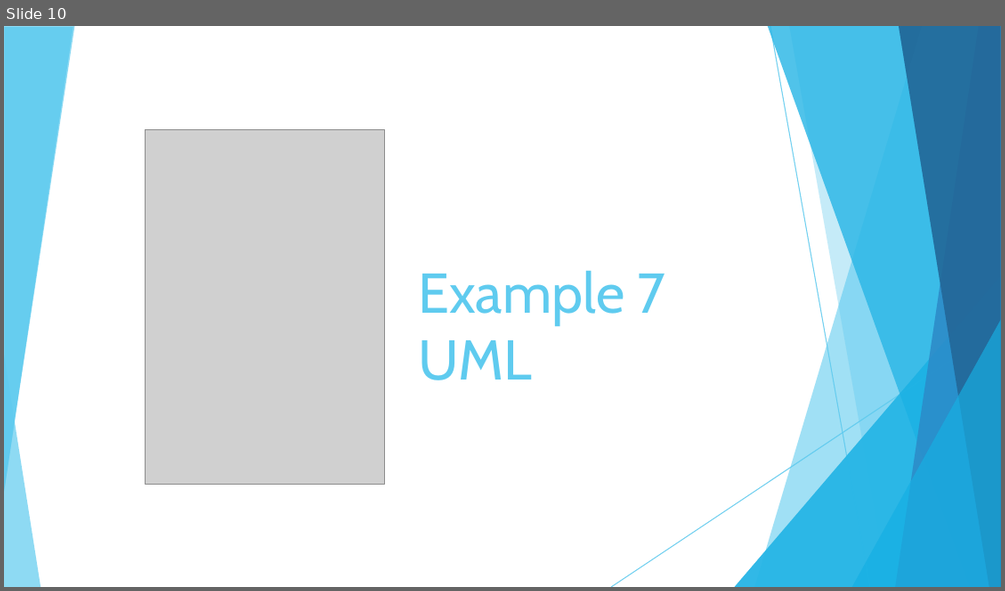
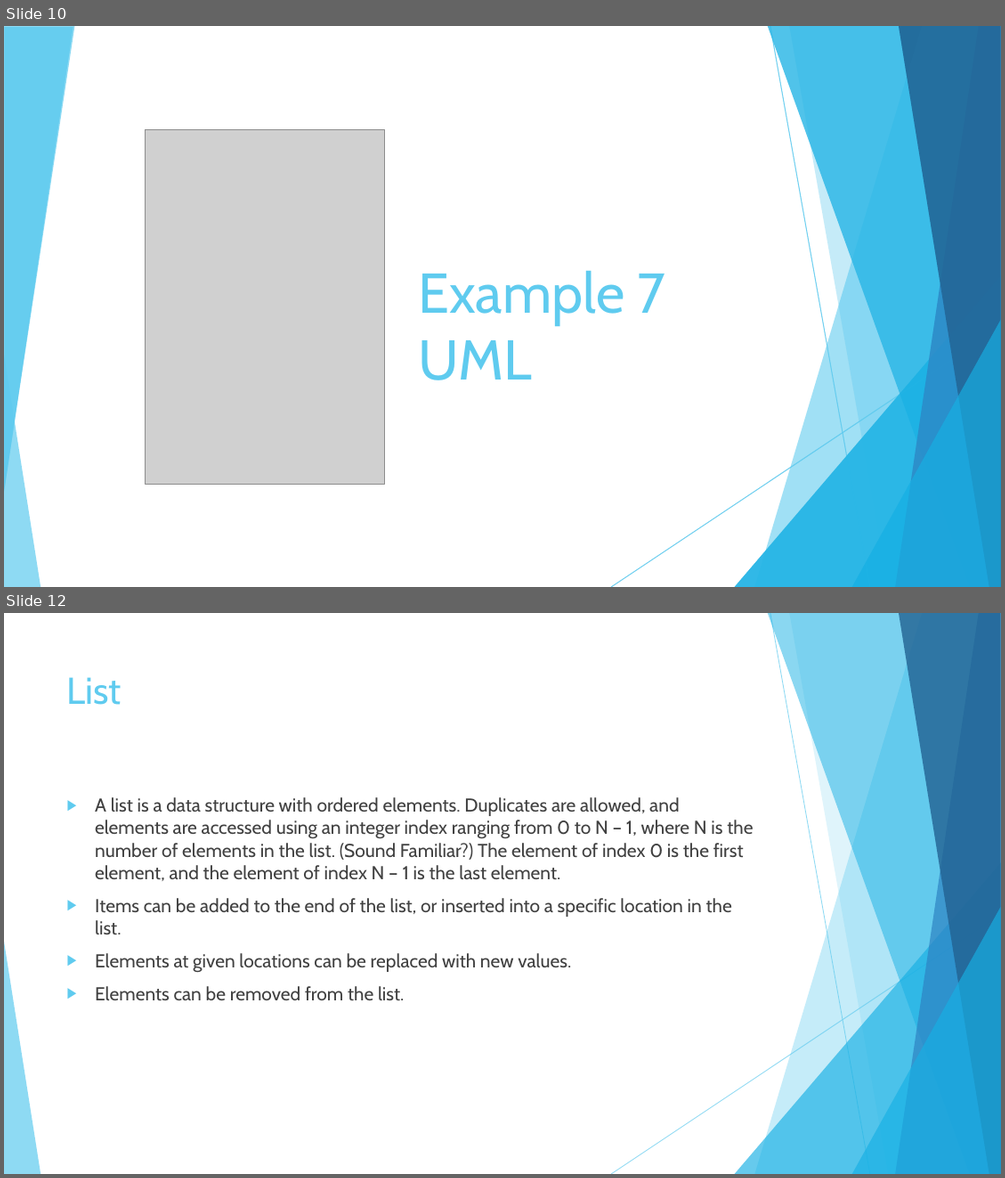
Before and after one commit to JoseRivas1998/Java-Game-Development-For-Absolute-Beginners, a slide deck: Slides/Lesson1.5.pptx. Shown one above the other, each under a label of ours: slide 10 before the commit, slides 10 and 12 after it; the slides between them are not shown. The pictures are 1005x591 and 1005x1178 pixels, drawn with LibreOffice and Linux fonts; fonts in the diff are those of the drawing; grey boxes stand for pictures. Boxes give left, top, right and bottom in pixels: in the first picture for what was removed or moved away, otherwise in the second. Text is boxed around its words. In the diff, an @@ line names an element or a change of style, - is before the commit and + after.

Commit message:
ArrayList

```diff
--- a/Slides/Lesson1.5.pptx
+++ b/Slides/Lesson1.5.pptx
@@ slide 12 added at bbox=[4, 613, 1001, 1174], background #FFFFFF; not listed: 10 template elements that a slide beside it also shows @@
@@ title added at bbox=[67, 677, 121, 705], 36 pt, text #5FCBEF @@
+List
@@ text added at bbox=[95, 797, 752, 1000], 18 pt, text #404040 @@
+▶ A list is a data structure with ordered elements. Duplicates are allowed, and elements are accessed using an integer index ranging from 0 to N – 1, where N is the number of elements in the list. (Sound Familiar?) The element of index 0 is the first element, and the element of index N – 1 is the last element.
+▶ Items can be added to the end of the list, or inserted into a specific location in the list.
+▶ Elements at given locations can be replaced with new values.
+▶ Elements can be removed from the list.
```
Also in this commit, not shown: 1 slide changed, 3 other slides added, 7 other files.
